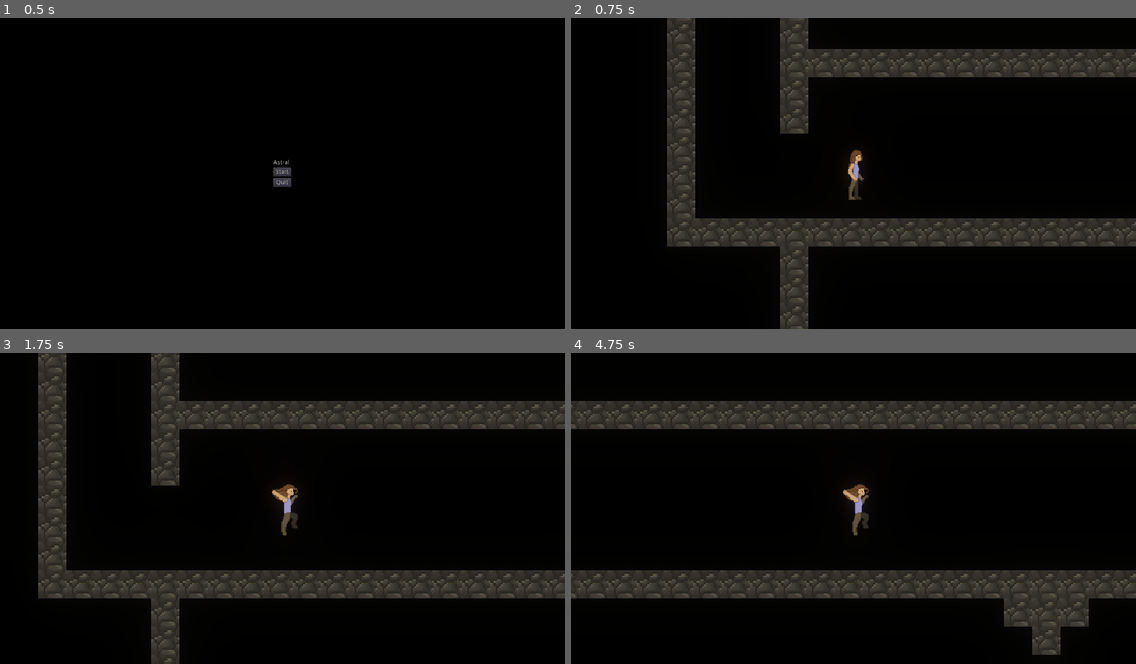
Above: before the commit, frames 1-4 (two rows, left to right).
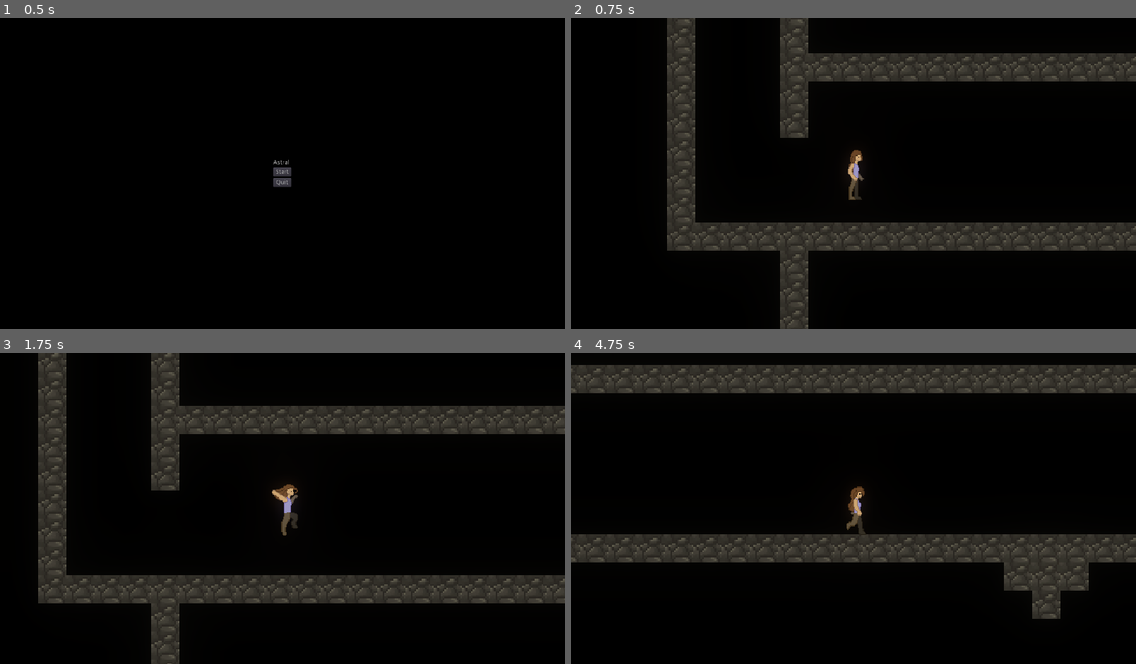
Above: after the commit, the same moments.

Repository: shindig-games/astral
Game: Godot game, scene res://scenes/Menu.tscn
The game is run twice, just before and just after one commit, with the same random seed, the same clock (stepped at 60 frames per second) and the same inputs.
Inputs:
- Up to frame 1 (0.5 s): no input
- Up to frame 2 (0.75 s): click "Start" at 0.5 s
- Up to frame 3 (1.75 s): hold Right (move_right) from 1.28 s (still down); tap Up (move_jump) at 1.52 s
- Up to frame 4 (4.75 s): tap Up (move_jump) at 2.27, 3.77, 4.52 s; release Right (move_right) at 2.78 s; hold A (move_left) 2.78-3.53 s; hold Right (move_right) from 3.53 s (still down)

Frame 1 is identical in both runs. In frame 2, 6.4% of the frame differs, in the area x 17-100%, y 0-100%; in frame 3, 8.0%; in frame 4, 38%, in the area x 0-100%, y 3-98%.

Commit message:
smoother jumps

Diff:
--- a/src/player/player.gd
+++ b/src/player/player.gd
@@ -2,9 +2,10 @@
 
 ###   CONSTANTS   ###
 
-const GRAVITY = 35
+const GRAVITY = 25
 
 const SPEED = 300
+const SPRINT_SPEED = 500
 
 const JUMP_SPEED = -600
 
@@ -98,14 +99,16 @@
 	return false
 
 func should_fall(delta):
-	if time_since_on_floor > 0.25 and check_wall_collision() == 0:
+	if check_wall_collision() != 0 and (Input.is_action_pressed("move_left") or Input.is_action_pressed("move_right")):
+		return false
+	if time_since_on_floor > 0.25:
 		return true
 	return false
 
 func should_wall_slide(delta):
 	wall_direction = check_wall_collision()
-	if wall_direction != wall_jump_direction:
-		if wall_direction != 0 and motion.y >= 0:
+	if (wall_direction != wall_jump_direction) and (Input.is_action_pressed("move_left") or Input.is_action_pressed("move_right")):
+		if wall_direction != 0:
 			return true
 	return false
 
--- a/src/player/player_state_machine.gd
+++ b/src/player/player_state_machine.gd
@@ -93,5 +93,9 @@
 		states.fall:
 			parent.play_anim("fall")
 
+		states.wall_slide:
+			if parent.motion.y < 0:
+				parent.motion.y = 0
+
 func _exit_state(old_state, new_state):
 	pass
